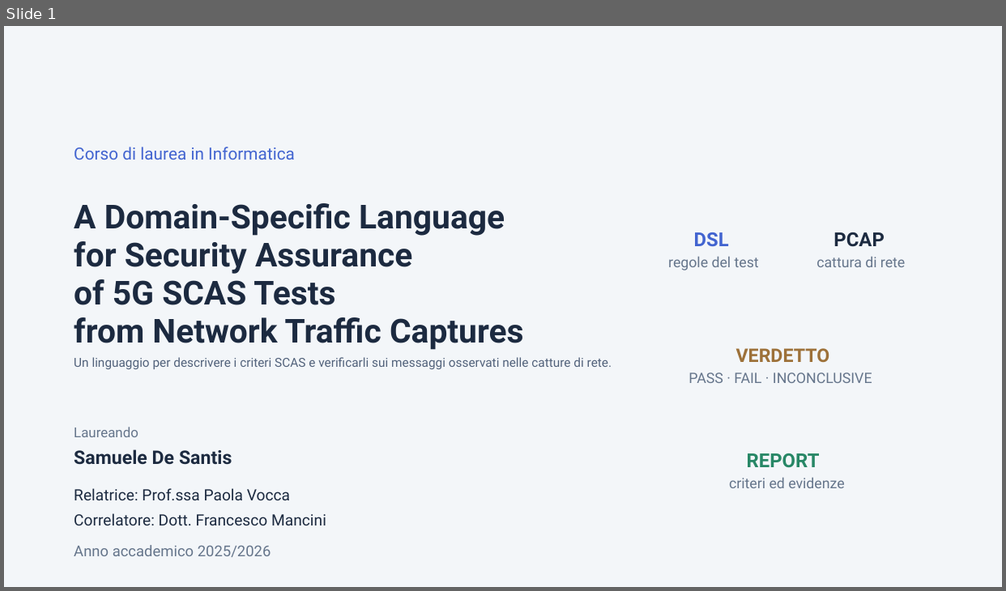
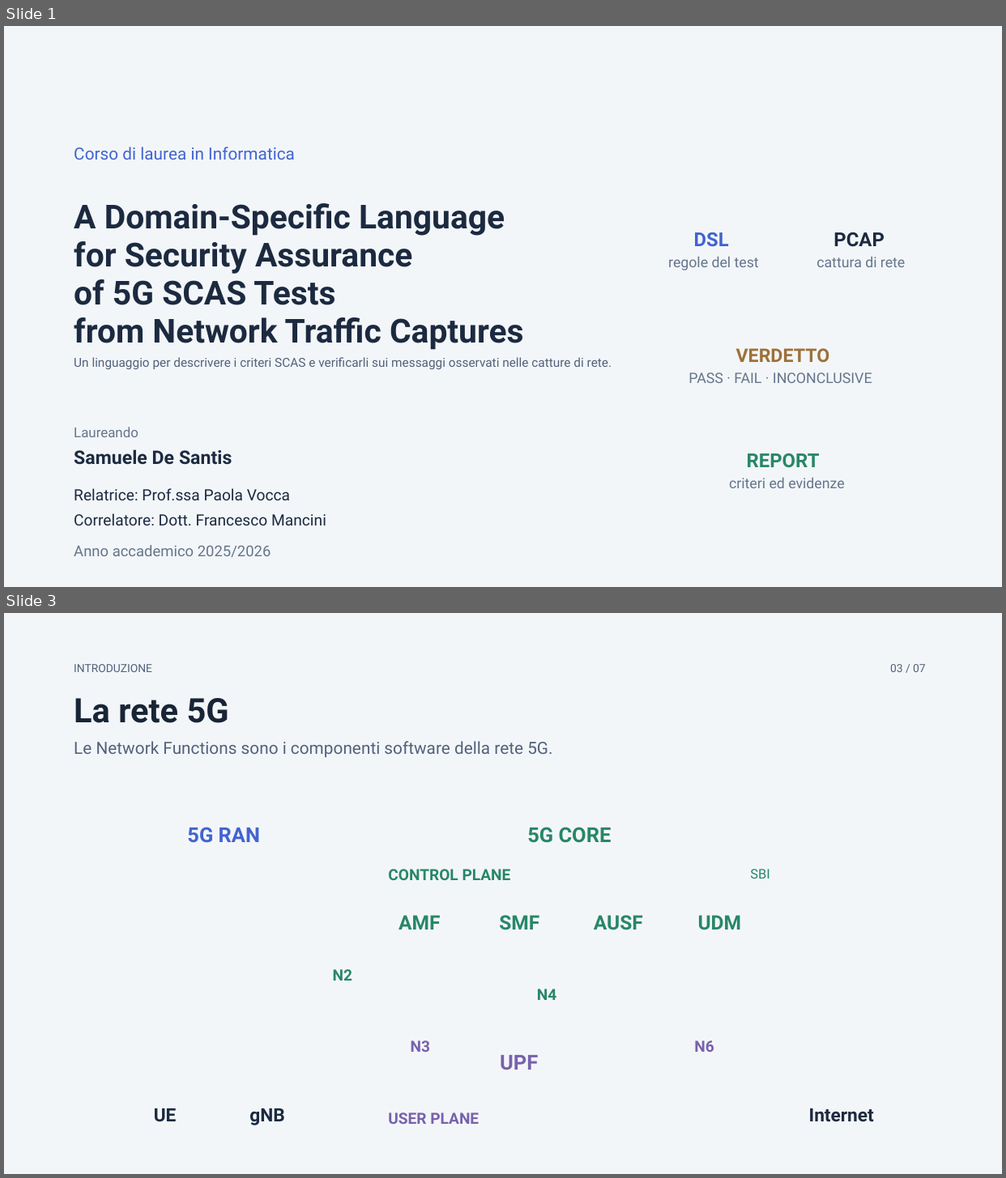
Before and after one commit to desila23/5g-security-assurance-thesis, a slide deck: 5g-thesis-presentation-5min/tesi-5min-statico.pptx. Shown one above the other, each under a label of ours: slide 1 before the commit, slides 1 and 3 after it; the slides between them are not shown. The pictures are 1006x591 and 1006x1178 pixels, drawn with LibreOffice and Linux fonts; fonts in the diff are those of the drawing; background and template pictures are left out. Boxes give left, top, right and bottom in pixels: in the first picture for what was removed or moved away, otherwise in the second. Text is boxed around its words. In the diff, an @@ line names an element or a change of style, - is before the commit and + after.

Commit message:
Revise short presentation with subtitles, 5G network and updated diagrams

```diff
--- a/5g-thesis-presentation-5min/tesi-5min-statico.pptx
+++ b/5g-thesis-presentation-5min/tesi-5min-statico.pptx
@@ slide 3 added at (4,613,1002,1174), background picture (left out) @@
@@ text added at (74,664,152,672), 13.5 pt, text #52627B @@
+INTRODUZIONE
@@ text added at (890,664,926,672), 13.5 pt, text #52627B @@
+03 / 07
@@ text added at (74,698,229,723), 40.5 pt, text #182536, bold @@
+La rete 5G
@@ text added at (74,741,552,757), 20.2 pt, text #52627B @@
+Le Network Functions sono i componenti software della rete 5G.
@@ text added at (187,827,260,843), 24.8 pt, text #4264D0, bold @@
+5G RAN
@@ text added at (527,827,612,843), 24.8 pt, text #278766, bold @@
+5G CORE
@@ text added at (388,869,511,880), 18.6 pt, text #278766, bold @@
+CONTROL PLANE
@@ text added at (750,869,769,879), 15.9 pt, text #278766 @@
+SBI
@@ text added at (398,915,440,930), 23.9 pt, text #278766, bold @@
+AMF
@@ text added at (499,915,539,931), 23.9 pt, text #278766, bold @@
+SMF
@@ text added at (594,915,643,931), 23.9 pt, text #278766, bold @@
+AUSF
@@ text added at (698,915,742,931), 23.9 pt, text #278766, bold @@
+UDM
@@ text added at (333,969,352,981), 18.6 pt, text #278766, bold @@
+N2
@@ text added at (537,989,556,1000), 18.6 pt, text #278766, bold @@
+N4
@@ text added at (411,1041,430,1052), 18.6 pt, text #7861AD, bold @@
+N3
@@ text added at (694,1041,714,1052), 18.6 pt, text #7861AD, bold @@
+N6
@@ text added at (500,1055,538,1070), 24.8 pt, text #7861AD, bold @@
+UPF
@@ text added at (154,1109,177,1122), 22.1 pt, text #1C2A40, bold @@
+UE
@@ text added at (249,1109,284,1126), 22.1 pt, text #1C2A40, bold @@
+gNB
@@ text added at (388,1113,479,1124), 18.6 pt, text #7861AD, bold @@
+USER PLANE
@@ text added at (809,1109,874,1122), 22.1 pt, text #1C2A40, bold @@
+Internet
```
Also in this commit, not shown: 5 slides changed, 8 other files.
